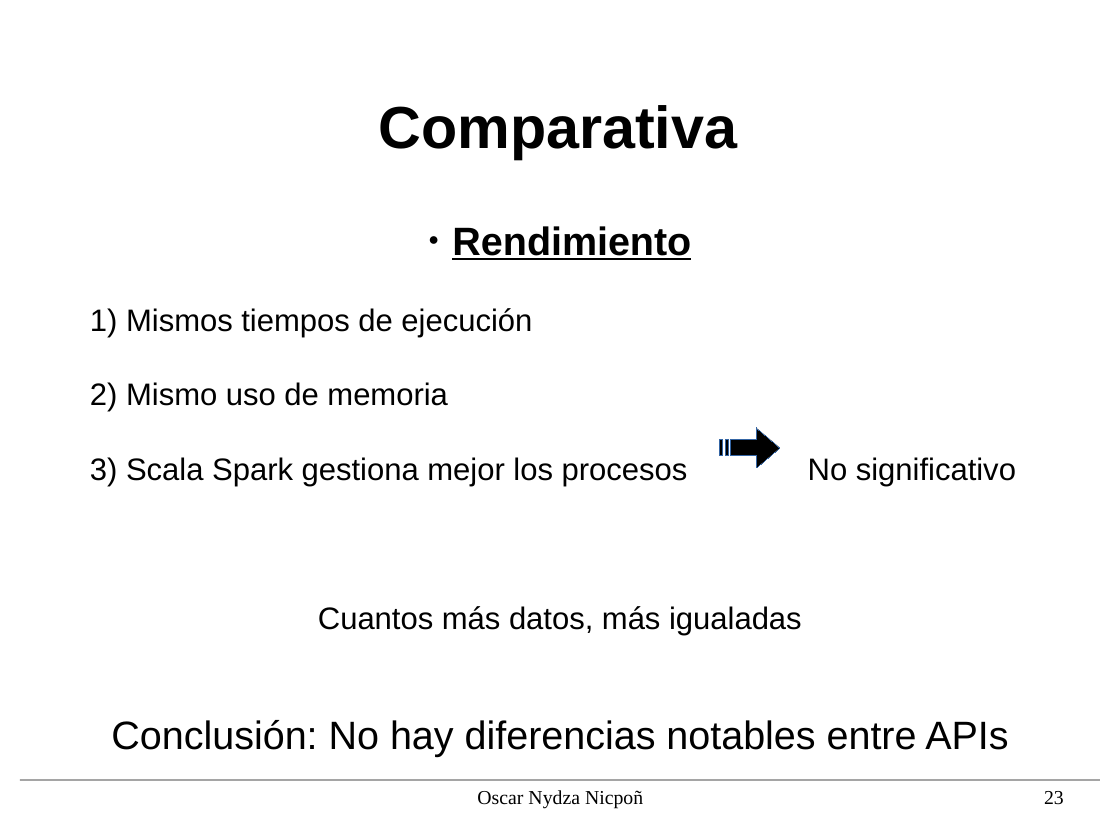
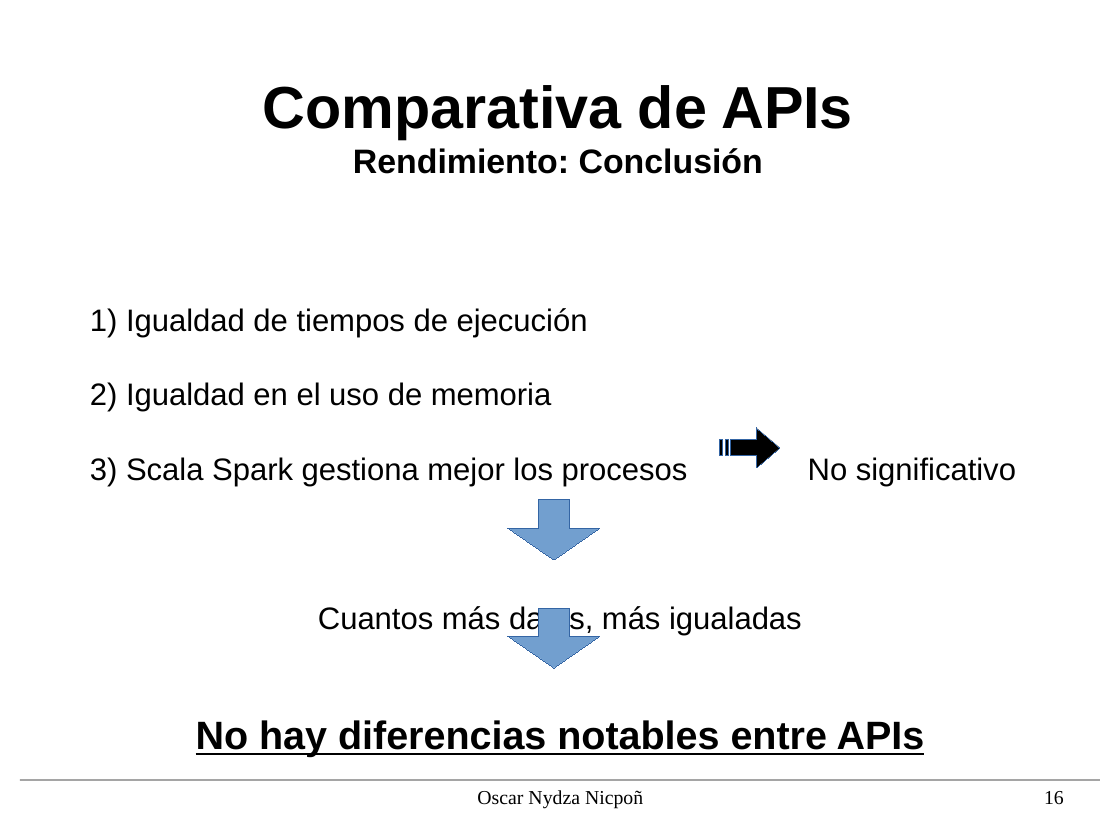
Before and after one commit to nipsn/Spark-TFG, a slide deck: slide 16 of presentacion/diapos.odp (slide 23 before the commit). Drawn at 1120x840 pixels with LibreOffice and Linux fonts; fonts in the diff are those of the drawing; background and template pictures are left out. Boxes give left, top, right and bottom in pixels: in the first picture for what was removed or moved away, otherwise in the second. Text is boxed around its words. In the diff, an @@ line names an element or a change of style, - is before the commit and + after.

```diff
--- a/presentacion/diapos.odp
+++ b/presentacion/diapos.odp
@@ title at (x1=263, y1=85, x2=853, y2=174): text changed; size 42 to 24 pt @@
-Comparativa
+Comparativa de APIs
+Rendimiento: Conclusión
@@ text at (x1=126, y1=308, x2=588, y2=412): text changed @@
-● Rendimiento
-1) Mismos tiempos de ejecución
-2) Mismo uso de memoria
+1) Igualdad de tiempos de ejecución
+2) Igualdad en el uso de memoria
@@ down arrow added at (x1=508, y1=500, x2=601, y2=560), fill #729FCF, outline #3465A4 0 pt @@
@@ down arrow added at (x1=508, y1=608, x2=601, y2=668), fill #729FCF, outline #3465A4 0 pt @@
@@ text at (x1=196, y1=720, x2=925, y2=757): text changed; bold on @@
-Conclusión: No hay diferencias notables entre APIs
+No hay diferencias notables entre APIs
@@ page number at (x1=1044, y1=791, x2=1064, y2=805): text changed @@
-23
+16
```
Also in this commit, not shown: 18 other slides changed, 5 slides removed, 1 other file.
